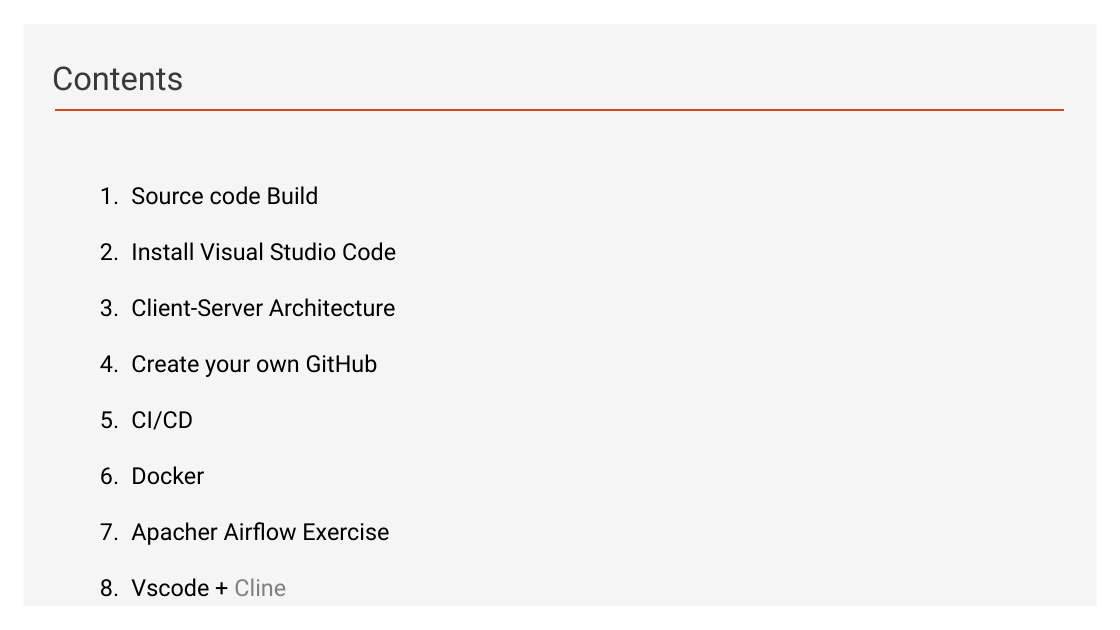
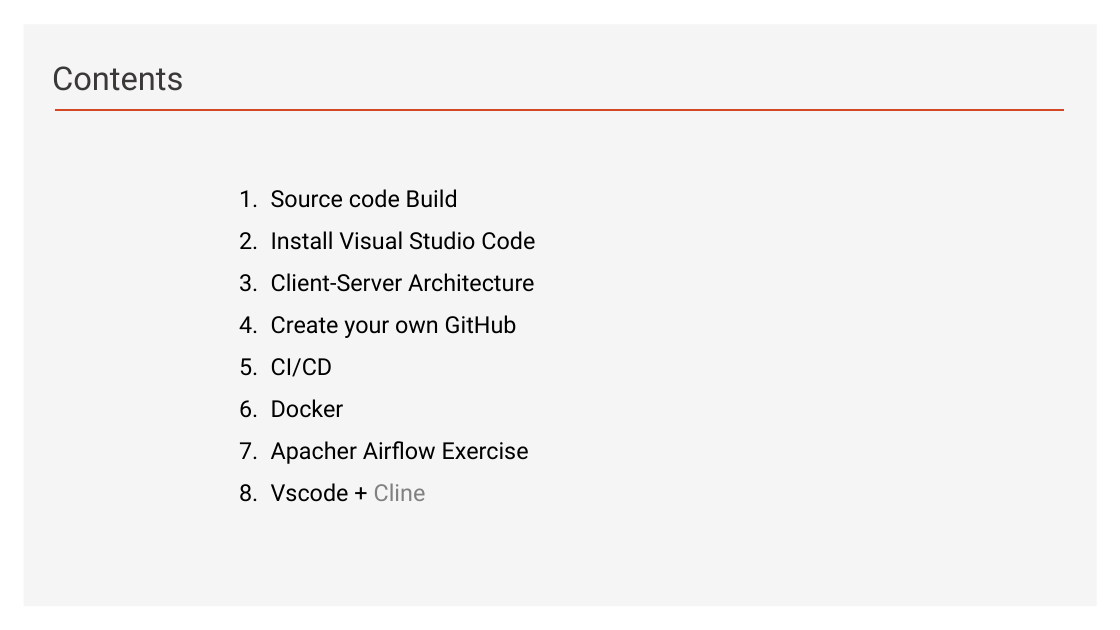
Before and after one commit to ancestor9/2026_Fall_Application-Deployment, a slide deck: slide 5 of App Deployment.pptx. Drawn at 1120x630 pixels with LibreOffice and Linux fonts; fonts in the diff are those of the drawing; background and template pictures are left out. Boxes give left, top, right and bottom in pixels: in the first picture for what was removed or moved away, otherwise in the second. Text is boxed around its words. In the diff, an @@ line names an element or a change of style, - is before the commit and + after.

```diff
--- a/App Deployment.pptx
+++ b/App Deployment.pptx
@@ text "Source code Build": place and size @@
-text "Source code Build" at <box>131,186,396,597</box>
+text "Source code Build" at <box>271,189,535,502</box>
@@ text "Source code Build" at <box>271,189,535,502</box>: line spacing 2 to 1.5 @@
```
Also in this commit, not shown: 1 other slide changed.
